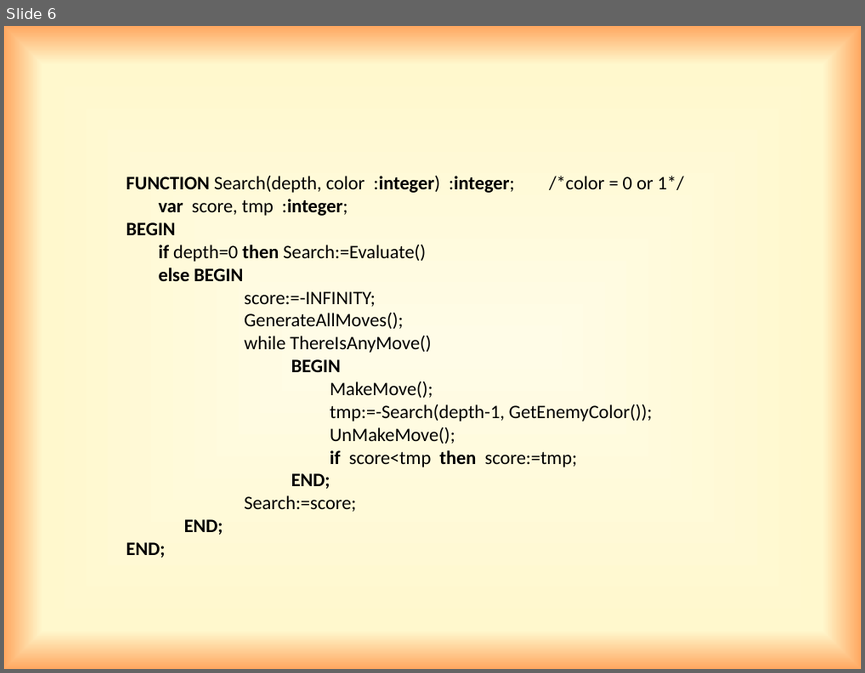
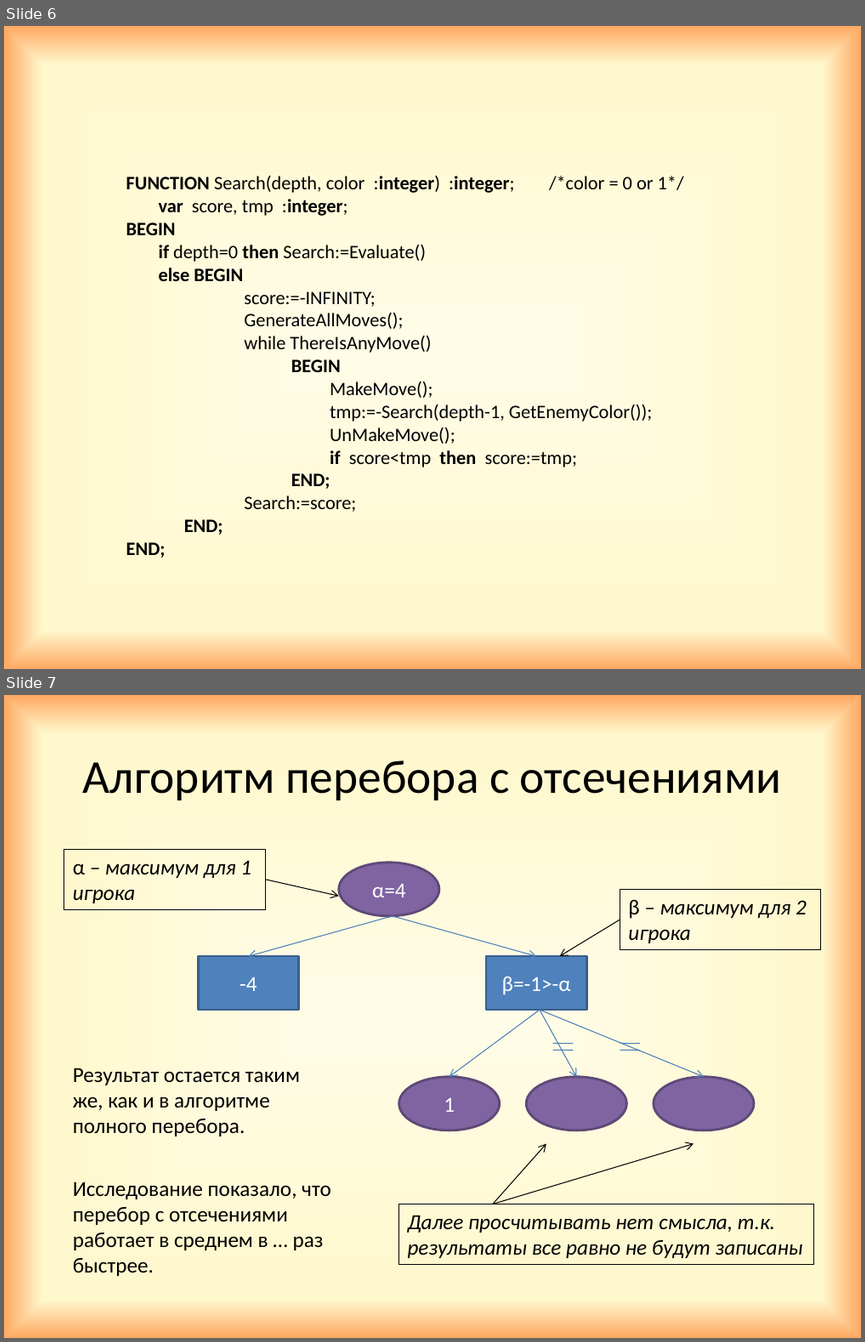
Before and after one commit to GrachevaElena/Checkers, a slide deck: Project.pptx. Shown one above the other, each under a label of ours: slide 6 before the commit, slides 6 and 7 after it. The pictures are 865x673 and 865x1342 pixels, drawn with LibreOffice and Linux fonts; fonts in the diff are those of the drawing. Boxes give left, top, right and bottom in pixels: in the first picture for what was removed or moved away, otherwise in the second. Text is boxed around its words. In the diff, an @@ line names an element or a change of style, - is before the commit and + after.

```diff
--- a/Project.pptx
+++ b/Project.pptx
@@ slide 7 added at <box>4,695,861,1338</box>, background gradient #FFFCE7 to #FFF8CD to #FFA861 @@
@@ title added at <box>83,760,781,800</box>, 39.6 pt, text #000000 @@
+Алгоритм перебора с отсечениями
@@ rectangle added at <box>64,849,264,910</box>, outline #000000 0.75 pt, 18 pt, text #000000, italic @@
+α – максимум для 1 игрока
@@ ellipse added at <box>339,862,439,916</box>, fill #8064A2, outline #5F4A78 2 pt, 18 pt, text #FFFFFF @@
+α=4
@@ arrow added from (265, 879) to (339, 896), #000000 0.75 pt @@
@@ rectangle added at <box>620,890,821,950</box>, outline #000000 0.75 pt, 18 pt, text #000000, italic @@
+β – максимум для 2 игрока
@@ arrow added from (392, 916) to (248, 956), #4B7EBC 0.75 pt @@
@@ arrow added from (392, 916) to (536, 956), #4B7EBC 0.75 pt @@
@@ arrow added from (620, 919) to (559, 956), #000000 0.75 pt @@
@@ rectangle added at <box>199,956,299,1010</box>, fill #4F81BD, outline #3A5F8C 2 pt, 18 pt, text #FFFFFF @@
+-4
@@ rectangle added at <box>487,956,586,1010</box>, fill #4F81BD, outline #3A5F8C 2 pt, 18 pt, text #FFFFFF @@
+β=-1>-α
@@ arrow added from (540, 1009) to (449, 1077), #4B7EBC 0.75 pt @@
@@ arrow added from (540, 1009) to (704, 1077), #4B7EBC 0.75 pt @@
@@ arrow added from (540, 1009) to (576, 1077), #4B7EBC 0.75 pt @@
@@ line added from (553, 1043) to (573, 1043), #4B7EBC 0.75 pt @@
@@ line added from (553, 1049) to (573, 1049), #4B7EBC 0.75 pt @@
@@ line added from (620, 1043) to (640, 1043), #4B7EBC 0.75 pt @@
@@ line added from (620, 1049) to (640, 1049), #4B7EBC 0.75 pt @@
@@ text added at <box>73,1067,300,1136</box>, 18 pt, text #000000 @@
+Результат остается таким же, как и в алгоритме полного перебора.
@@ ellipse added at <box>399,1077,500,1130</box>, fill #8064A2, outline #5F4A78 2 pt, 18 pt, text #FFFFFF @@
+1
@@ ellipse added at <box>526,1077,626,1130</box>, fill #8064A2, outline #5F4A78 2 pt @@
@@ ellipse added at <box>653,1077,754,1130</box>, fill #8064A2, outline #5F4A78 2 pt @@
@@ arrow added from (493, 1204) to (546, 1143), #000000 0.75 pt @@
@@ arrow added from (493, 1204) to (693, 1143), #000000 0.75 pt @@
@@ text added at <box>73,1181,331,1276</box>, 18 pt, text #000000 @@
+Исследование показало, что перебор с отсечениями работает в среднем в … раз быстрее.
@@ rectangle added at <box>399,1204,814,1265</box>, outline #000000 0.75 pt, 18 pt, text #000000, italic @@
+Далее просчитывать нет смысла, т.к. результаты все равно не будут записаны
```
Also in this commit, not shown: 2 slides changed, 1 other slide added, 1 slide removed.
